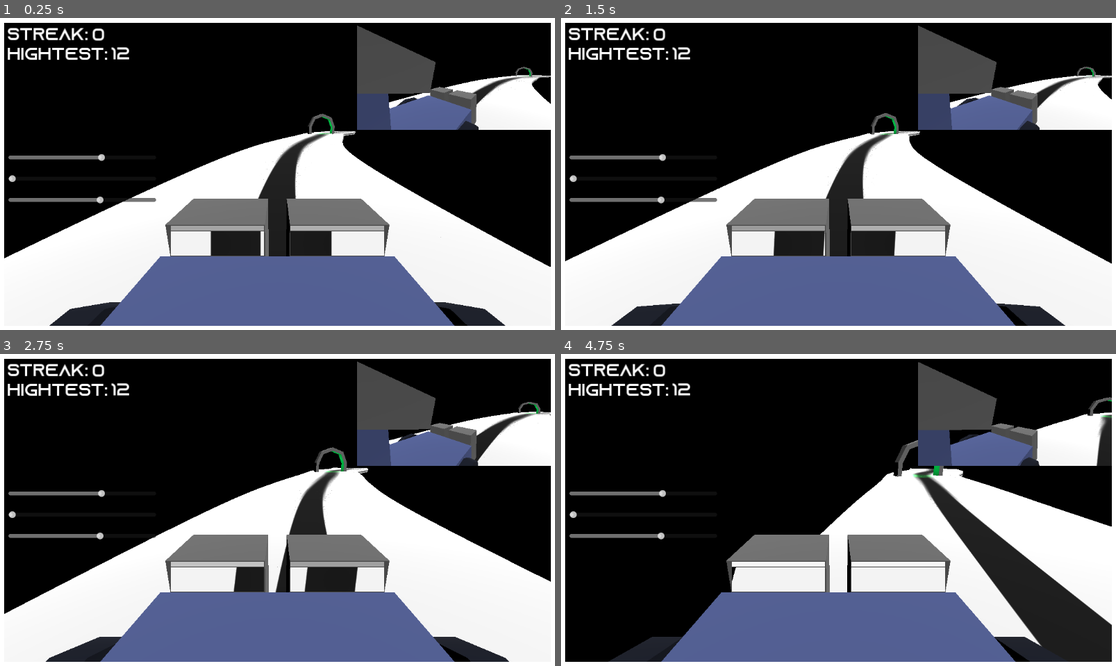
Above: before the commit, frames 1-4 (two rows, left to right).
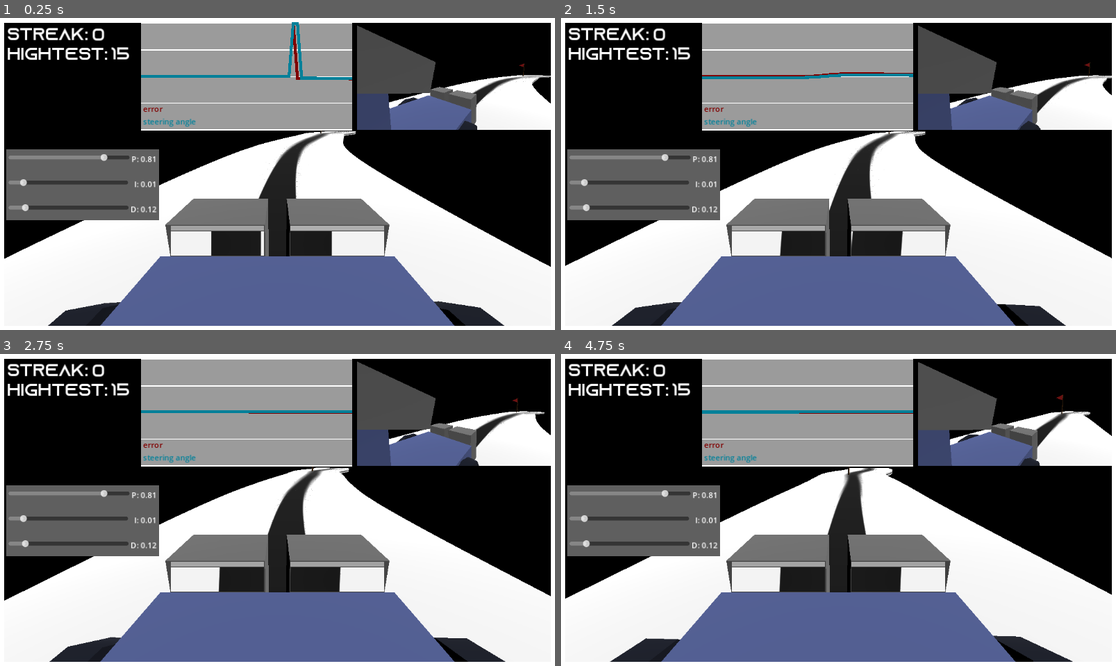
Above: after the commit, the same moments.

Repository: TechnoLukas/GdRobots-LineFollower
Game: Godot game, scene res://main.tscn
Two runs of this game, one before a commit and one after it. Both use one fixed random seed, a clock stepped at 60 frames per second and the inputs below.
Inputs:
- Up to frame 1 (0.25 s): no input
- Up to frame 2 (1.5 s): hold D (right) 0.53-1.28 s; hold S (backward) from 1.28 s (still down)
- Up to frame 3 (2.75 s): release S (backward) at 2.03 s; hold D (right) from 2.03 s (still down)
- Up to frame 4 (4.75 s): release D (right) at 2.78 s; hold W (forward) 2.78-3.53 s; hold A (left) from 3.53 s (still down)

The runs differ from the first frame. In frame 1, 20% of the frame differs, in the area x 0-100%, y 1-99%; in frame 2, 22%; in frame 3, 26%; in frame 4, 45%.

Commit message:
added graph to visualize PID

Diff:
--- /dev/null
+++ b/GraphEdit.gd
@@ -0,0 +1,32 @@
+extends GraphEdit
+
+func _ready():
+	# Create the first GraphNode
+	var node1 = GraphNode.new()
+	add_child(node1)
+
+	# Customize the appearance of node1
+	var label1 = Label.new()
+	label1.text = "Node 1"
+	node1.add_child(label1)
+
+	# Configure the input and output ports of node1
+	node1.set_slot(0, true, 0, Color(0, 1, 0), false, -1, Color(0, 0, 0))
+	node1.set_slot(1, false, -1, Color(0, 0, 0), true, 0, Color(1, 0, 0))
+
+	# Create the second GraphNode
+	var node2 = GraphNode.new()
+	add_child(node2)
+
+	# Customize the appearance of node2
+	var label2 = Label.new()
+	label2.text = "Node 2"
+	node2.add_child(label2)
+
+	# Configure the input and output ports of node2
+	node2.set_slot(0, true, 0, Color(0, 1, 0), false, -1, Color(0, 0, 0))
+	node2.set_slot(1, false, -1, Color(0, 0, 0), true, 0, Color(1, 0, 0))
+
+	# Connect the output port of node1 to the input port of node2
+	#node1.connect_to
+	#node1.connect(1, node2, 0)
--- a/Player.gd
+++ b/Player.gd
@@ -7,6 +7,10 @@
 @export var KPl: Slider
 @export var KIl: Slider
 @export var KDl: Slider
+@export var Plab: Label
+@export var Ilab: Label
+@export var Dlab: Label
+
 
 
 const MAX_STEER_ANGLE = 0.6
@@ -34,6 +38,9 @@
 	KPl.value=KP
 	KIl.value=KI
 	KDl.value=KD
+	Plab.text=str(KP)
+	Ilab.text=str(KI)
+	Dlab.text=str(KD)
 
 func _physics_process(delta):
 	drive(delta)
@@ -79,7 +86,7 @@
 	rightc.color=Color(rightsensorC,rightsensorC,rightsensorC)
 
 
-	if not (snappedf(leftsensorC,0.01)>0.5 and snappedf(rightsensorC,0.01)>0.5):
+	if not (snappedf(leftsensorC,0.01)>2 and snappedf(rightsensorC,1)>2):
 		ERR = (rightsensorC/leftsensorC)-(leftsensorC/rightsensorC)
 
 		if !is_nan(ERR):
@@ -87,7 +94,7 @@
 		if is_inf(INT):
 			INT=0.0
 
-	print("KP:",KP,"    KI:",KI,"    KD:",KD)
+	#print("KP:",KP,"    KI:",KI,"    KD:",KD)
 	steer_target=ERR*KP+(PREVERR-ERR)*KD+INT*KI
 
 	PREVERR=ERR
@@ -98,6 +105,7 @@
 
 func _on_pl_value_changed(value):
 	KP=value
+	Plab.text=str(value)
 	stastdir=JSON.parse_string(loadc())
 	stastdir["KP"]=KP
 	savec(str(stastdir))
@@ -105,6 +113,7 @@
 
 func _on_il_value_changed(value):
 	KI=value
+	Ilab.text=str(value)
 	stastdir=JSON.parse_string(loadc())
 	stastdir["KI"]=KI
 	savec(str(stastdir))
@@ -112,6 +121,7 @@
 
 func _on_dl_value_changed(value):
 	KD=value
+	Dlab.text=str(value)
 	stastdir=JSON.parse_string(loadc())
 	stastdir["KD"]=KD
 	savec(str(stastdir))
--- a/Player.tscn
+++ b/Player.tscn
@@ -1,8 +1,9 @@
-[gd_scene load_steps=14 format=3 uid="uid://c0266uukn34c2"]
+[gd_scene load_steps=15 format=3 uid="uid://c0266uukn34c2"]
 
 [ext_resource type="Script" path="res://Player.gd" id="1_a3e5e"]
 [ext_resource type="Texture2D" uid="uid://blpns5354p5qk" path="res://road.png" id="2_etj26"]
 [ext_resource type="Script" path="res://connectto.gd" id="2_mbrm2"]
+[ext_resource type="Script" path="res://graph.gd" id="4_p3ot7"]
 
 [sub_resource type="StandardMaterial3D" id="StandardMaterial3D_6ovdv"]
 albedo_color = Color(0.321569, 0.376471, 0.596078, 1)
@@ -35,7 +36,7 @@
 [sub_resource type="StandardMaterial3D" id="StandardMaterial3D_yihwd"]
 albedo_color = Color(0.439216, 0.439216, 0.439216, 1)
 
-[node name="Robot" type="VehicleBody3D" node_paths=PackedStringArray("leftcam", "rightcam", "leftc", "rightc", "KPl", "KIl", "KDl")]
+[node name="Robot" type="VehicleBody3D" node_paths=PackedStringArray("leftcam", "rightcam", "leftc", "rightc", "KPl", "KIl", "KDl", "Plab", "Ilab", "Dlab")]
 transform = Transform3D(1, 0, 0, 0, 1, -4.47035e-08, 0, 4.47035e-08, 1, 0.0119863, 0, 0)
 brake = 0.1
 script = ExtResource("1_a3e5e")
@@ -43,9 +44,12 @@
 rightcam = NodePath("Screen/camrightvieport/camrightsubviewport/camright")
 leftc = NodePath("Screen/leftc")
 rightc = NodePath("rightc")
-KPl = NodePath("VBoxContainer/Pl")
-KIl = NodePath("VBoxContainer/Il")
-KDl = NodePath("VBoxContainer/Dl")
+KPl = NodePath("VBoxContainer/Pl_container/Pl")
+KIl = NodePath("VBoxContainer/Il_container/Il")
+KDl = NodePath("VBoxContainer/Dl_container/Dl")
+Plab = NodePath("VBoxContainer/Pl_container/n")
+Ilab = NodePath("VBoxContainer/Il_container/n")
+Dlab = NodePath("VBoxContainer/Dl_container/n")
 
 [node name="body" type="MeshInstance3D" parent="."]
 transform = Transform3D(1.89525, 0, 0, 0, 0.6916, 0, 0, 0, 3.344, 0, 0.5, 0)
@@ -295,6 +299,13 @@
 size = Vector3(0.8, 0.55, 1)
 material = SubResource("StandardMaterial3D_yihwd")
 
+[node name="ColorRect" type="ColorRect" parent="."]
+offset_left = 15.0
+offset_top = 272.0
+offset_right = 331.0
+offset_bottom = 419.0
+color = Color(0.372549, 0.372549, 0.372549, 1)
+
 [node name="VBoxContainer" type="VBoxContainer" parent="."]
 offset_left = 19.0
 offset_top = 281.0
@@ -302,24 +313,90 @@
 offset_bottom = 393.0
 theme_override_constants/separation = 28
 
-[node name="Pl" type="HSlider" parent="VBoxContainer"]
-layout_mode = 2
+[node name="Pl_container" type="HBoxContainer" parent="VBoxContainer"]
+layout_mode = 2
+size_flags_vertical = 3
+
+[node name="Pl" type="HSlider" parent="VBoxContainer/Pl_container"]
+layout_mode = 2
+size_flags_horizontal = 3
 max_value = 1.0
 step = 0.01
 value = 0.5
 
-[node name="Il" type="HSlider" parent="VBoxContainer"]
-layout_mode = 2
+[node name="label" type="Label" parent="VBoxContainer/Pl_container"]
+layout_mode = 2
+text = "P:"
+
+[node name="n" type="Label" parent="VBoxContainer/Pl_container"]
+layout_mode = 2
+text = "0"
+
+[node name="Il_container" type="HBoxContainer" parent="VBoxContainer"]
+layout_mode = 2
+size_flags_vertical = 3
+
+[node name="Il" type="HSlider" parent="VBoxContainer/Il_container"]
+layout_mode = 2
+size_flags_horizontal = 3
 max_value = 0.1
 step = 0.01
 value = 0.01
 
-[node name="Dl" type="HSlider" parent="VBoxContainer"]
-layout_mode = 2
+[node name="label" type="Label" parent="VBoxContainer/Il_container"]
+layout_mode = 2
+text = "  I:
+"
+
+[node name="n" type="Label" parent="VBoxContainer/Il_container"]
+layout_mode = 2
+text = "0"
+
+[node name="Dl_container" type="HBoxContainer" parent="VBoxContainer"]
+layout_mode = 2
+size_flags_vertical = 3
+
+[node name="Dl" type="HSlider" parent="VBoxContainer/Dl_container"]
+layout_mode = 2
+size_flags_horizontal = 3
 max_value = 1.0
 step = 0.01
 value = 0.5
 
-[connection signal="value_changed" from="VBoxContainer/Pl" to="." method="_on_pl_value_changed"]
-[connection signal="value_changed" from="VBoxContainer/Il" to="." method="_on_il_value_changed"]
-[connection signal="value_changed" from="VBoxContainer/Dl" to="." method="_on_dl_value_changed"]
+[node name="label" type="Label" parent="VBoxContainer/Dl_container"]
+layout_mode = 2
+text = "D:"
+
+[node name="n" type="Label" parent="VBoxContainer/Dl_container"]
+layout_mode = 2
+text = "0"
+
+[node name="graph" type="ColorRect" parent="."]
+offset_left = 294.0
+offset_top = 11.0
+offset_right = 732.0
+offset_bottom = 232.0
+color = Color(0.607843, 0.607843, 0.607843, 1)
+script = ExtResource("4_p3ot7")
+
+[node name="label1" type="Label" parent="graph"]
+layout_mode = 0
+offset_left = 4.0
+offset_top = 166.0
+offset_right = 156.0
+offset_bottom = 218.0
+theme_override_colors/font_color = Color(0.498039, 0, 0, 1)
+text = "error"
+
+[node name="label2" type="Label" parent="graph"]
+offset_left = 4.0
+offset_top = 166.0
+offset_right = 156.0
+offset_bottom = 218.0
+theme_override_colors/font_color = Color(0, 0.501961, 0.6, 1)
+text = "
+steering angle"
+
+[connection signal="value_changed" from="VBoxContainer/Pl_container/Pl" to="." method="_on_pl_value_changed"]
+[connection signal="value_changed" from="VBoxContainer/Il_container/Il" to="." method="_on_il_value_changed"]
+[connection signal="value_changed" from="VBoxContainer/Dl_container/Dl" to="." method="_on_dl_value_changed"]
--- a/gate.tscn
+++ b/gate.tscn
@@ -1,33 +1,20 @@
-[gd_scene format=3 uid="uid://doxvseqxh15ud"]
+[gd_scene load_steps=3 format=3 uid="uid://doxvseqxh15ud"]
+
+[sub_resource type="StandardMaterial3D" id="StandardMaterial3D_ykthm"]
+albedo_color = Color(0.396078, 0.235294, 0.0196078, 1)
+
+[sub_resource type="StandardMaterial3D" id="StandardMaterial3D_5wl66"]
+albedo_color = Color(0.635294, 0, 0, 1)
 
 [node name="gate" type="Node3D"]
 
-[node name="CSGBox3D" type="CSGBox3D" parent="."]
-transform = Transform3D(1, 0, 0, 0, 1, 0, 0, 0, 1, -1.5, 1, 0)
-size = Vector3(0.5, 2, 1)
+[node name="CSGCylinder3D" type="CSGCylinder3D" parent="."]
+transform = Transform3D(1, 0, 0, 0, 1, 0, 0, 0, 1, -3.90453, 3, 7.96318e-05)
+material_override = SubResource("StandardMaterial3D_ykthm")
+radius = 0.1
+height = 6.0
 
-[node name="CSGBox3D3" type="CSGBox3D" parent="."]
-transform = Transform3D(0.906308, -0.422618, 0, 0.422618, 0.906308, 0, 0, 0, 1, -1.9, 2.8, 0)
-size = Vector3(0.5, 2, 1)
-
-[node name="CSGBox3D5" type="CSGBox3D" parent="."]
-transform = Transform3D(0.34202, -0.939693, 0, 0.939693, 0.34202, 0, 0, 0, 1, -3.13763, 3.89144, 0)
-size = Vector3(0.5, 2, 1)
-
-[node name="CSGBox3D2" type="CSGBox3D" parent="."]
-transform = Transform3D(-1, 0, -8.74228e-08, 0, 1, 0, 8.74228e-08, 0, -1, -6.45842, 1, 5.93783e-08)
-size = Vector3(0.5, 2, 1)
-
-[node name="CSGBox3D4" type="CSGBox3D" parent="."]
-transform = Transform3D(-0.906308, 0.422618, -8.74228e-08, 0.422618, 0.906308, 0, 7.9232e-08, -3.69465e-08, -1, -6.05842, 2.8, 2.44092e-08)
-size = Vector3(0.5, 2, 1)
-
-[node name="CSGBox3D6" type="CSGBox3D" parent="."]
-transform = Transform3D(-0.34202, 0.939693, -8.74228e-08, 0.939693, 0.34202, 0, 2.99004e-08, -8.21505e-08, -1, -4.82079, 3.89144, -8.37875e-08)
-size = Vector3(0.5, 2, 1)
-
-[node name="OmniLight3D" type="OmniLight3D" parent="."]
-transform = Transform3D(1, 0, 0, 0, 1, 0, 0, 0, 1, -4, 1.6, 0)
-light_color = Color(0, 0.854902, 0.321569, 1)
-light_energy = 9.0
-omni_range = 3.0
+[node name="CSGPolygon3D" type="CSGPolygon3D" parent="."]
+transform = Transform3D(1.6691, 0, 0, 0, 1.56652, 0, 0, 0, 0.062634, -3.9048, 4.4, 0.00130987)
+material_override = SubResource("StandardMaterial3D_5wl66")
+polygon = PackedVector2Array(0, 0, 0, 1, 1.04032, 0.473937)
--- /dev/null
+++ b/graph.gd
@@ -0,0 +1,100 @@
+extends ColorRect
+
+var err_graph
+var turn_graph
+var err_graph_pointlist = []
+var turn_graph_pointlist = []
+
+var nsteps=50
+var ystep = size.y/4
+var xstep = size.x/nsteps
+var count = 0
+var robot
+# Called when the node enters the scene tree for the first time.
+func _ready():
+	print(size.x)
+
+	for i in range (nsteps+1):
+		err_graph_pointlist.append(0)
+		turn_graph_pointlist.append(0)
+
+	for i in range (5):
+		var line = Line2D.new() # Create a new Sprite2D.
+		line.width=2
+		line.add_point(Vector2(0,ystep*i))
+		line.add_point(Vector2(size.x,ystep*i))
+		add_child(line)
+
+	err_graph = Line2D.new()
+	add_child(err_graph)
+	turn_graph = Line2D.new()
+	add_child(turn_graph)
+
+	robot=$".."
+
+
+# Called every frame. 'delta' is the elapsed time since the previous frame.
+func _process(delta):
+	robot=$".."
+
+	count+=1
+	if count>=0:
+		count=0
+
+		#print(robot.ERR, "   ", robot.steer_target)
+		err_graph.queue_free()
+		err_graph_pointlist.pop_front()
+		if robot!=null:
+			err_graph_pointlist.append(robot.ERR*30)#randf_range(size.y/3,-size.y/3)
+		else:
+			err_graph_pointlist.append(0)
+		err_graph = Line2D.new()
+		err_graph.width=6
+		err_graph.default_color=Color(0.5, 0, 0)#Color(0, 0.5, 0.6)
+		for i in range(nsteps+1):
+			if(abs(err_graph_pointlist[i])<size.y/2):
+				err_graph.add_point(Vector2(xstep*i,size.y/2+err_graph_pointlist[i]))
+			elif err_graph_pointlist[i]>size.y/2:
+				err_graph.add_point(Vector2(xstep*i,size.y))
+			else:
+				err_graph.add_point(Vector2(xstep*i,0))
+		add_child(err_graph)
+
+
+		turn_graph.queue_free()
+		turn_graph_pointlist.pop_front()
+		if robot!=null:
+			turn_graph_pointlist.append(robot.steer_target*30)#randf_range(size.y/3,-size.y/3)
+		else:
+			turn_graph_pointlist.append(0)
+		turn_graph = Line2D.new()
+		turn_graph.width=6
+		turn_graph.default_color=Color(0, 0.5, 0.6)
+		for i in range(nsteps+1):
+			if(abs(turn_graph_pointlist[i])<size.y/2):
+				turn_graph.add_point(Vector2(xstep*i,size.y/2+turn_graph_pointlist[i]))
+			elif turn_graph_pointlist[i]>size.y/2:
+				turn_graph.add_point(Vector2(xstep*i,size.y))
+			else:
+				turn_graph.add_point(Vector2(xstep*i,0))
+		add_child(turn_graph)
+
+	#draw_graph(robot.ERR*30,err_graph_pointlist,err_graph,Color(0, 0.5, 0.6),1)
+
+"""
+func draw_graph(val, list, graph, col, tick):
+	if is_instance_valid(graph): graph.queue_free()
+	list.pop_front()
+	if robot!=null:
+		list.append(val)#randf_range(size.y/3,-size.y/3)
+	else:
+		list.append(0)
+	graph = Line2D.new()
+	graph.width=6
+	graph.default_color=col
+	for i in range(nsteps+1):
+		if(abs(list[i])<size.y/2):
+			graph.add_point(Vector2(xstep*i,size.y/2+list[i]))
+	add_child(graph)
+
+	print(val)"""
--- a/main.tscn
+++ b/main.tscn
@@ -52,6 +52,7 @@
 
 [node name="Camera3D" type="Camera3D" parent="."]
 transform = Transform3D(1, 0, 0, 0, -4.37114e-08, 1, 0, -1, -4.37114e-08, 56, 27.851, 21.6)
+visible = false
 projection = 1
 size = 122.814
 
--- a/pathgenerator.gd
+++ b/pathgenerator.gd
@@ -61,7 +61,7 @@
 	genarate_path(3)
 
 func reload():
-	robot.position=Vector3(0,0.5,0)
+	robot.position=Vector3(0,0.45,0)
 	robot.rotation_degrees=Vector3(0,90,0)
 	robot.engine_force=0
 	robot.brake=0.1
Not shown, changed: stats.txt
Not shown, added: stats_.txt
